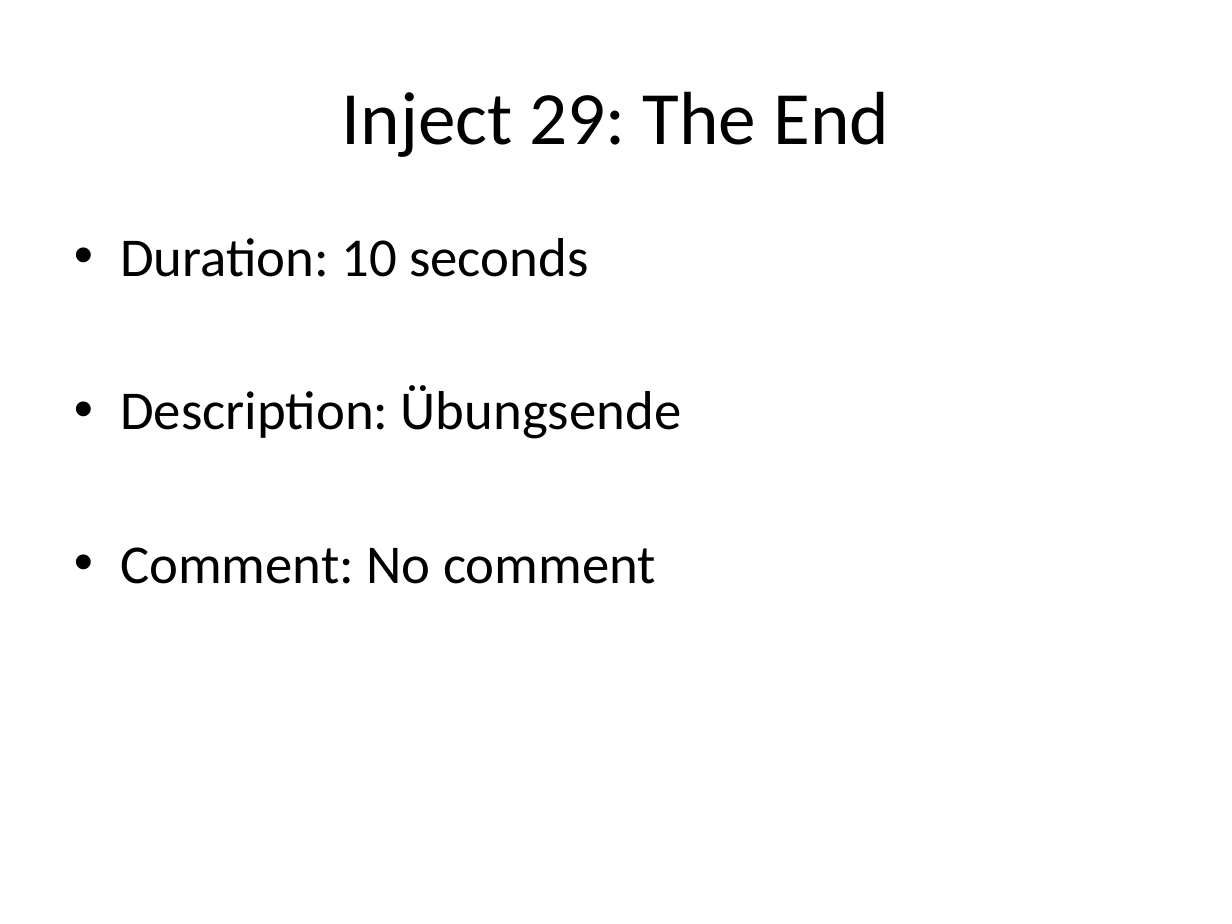
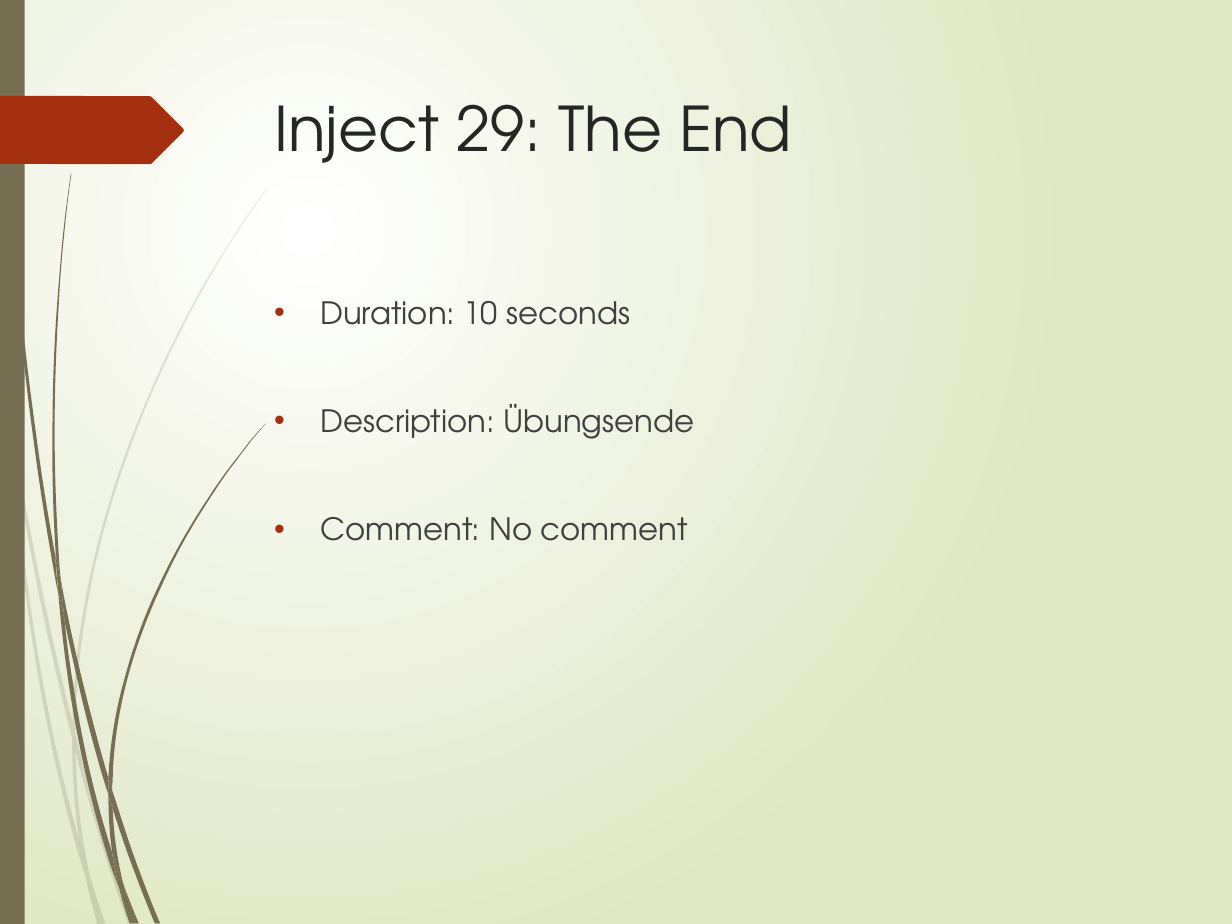
Before and after one commit to cidies/dryrun, a slide deck: slide 3 of static/Ransomware_Angriff_-_Pharma_Batchumgebung_presentation.pptx. Drawn at 1232x924 pixels with LibreOffice and Linux fonts; fonts in the diff are those of the drawing. Boxes give left, top, right and bottom in pixels: in the first picture for what was removed or moved away, otherwise in the second. Text is boxed around its words. In the diff, an @@ line names an element or a change of style, - is before the commit and + after.

```diff
--- a/static/Ransomware_Angriff_-_Pharma_Batchumgebung_presentation.pptx
+++ b/static/Ransomware_Angriff_-_Pharma_Batchumgebung_presentation.pptx
@@ background #FFFFFF to gradient #FFFFFF to #DFE8C4 @@
@@ rectangle added at bbox=[0, 0, 25, 924], fill #766F54 @@
@@ title "Inject 29: The End": place and size @@
-title "Inject 29: The End" at bbox=[342, 91, 889, 157]
+title "Inject 29: The End" at bbox=[274, 104, 792, 163]
@@ title "Inject 29: The End" at bbox=[274, 104, 792, 163]: size 44 to 36 pt, font Calibri to TeX Gyre Adventor, text colour #000000 to #262626; alignment centre to left; vertical alignment middle to top @@
@@ freeform shape added at bbox=[0, 96, 184, 165], fill #A53010 @@
@@ text "Duration: 10 seconds": place and size @@
-text "Duration: 10 seconds" at bbox=[120, 238, 681, 584]
+text "Duration: 10 seconds" at bbox=[320, 301, 694, 541]
@@ text "Duration: 10 seconds" at bbox=[320, 301, 694, 541]: size 32 to 18 pt, font Calibri to TeX Gyre Adventor, text colour #000000 to #404040; more space between paragraphs @@
@@ group added at bbox=[0, 188, 267, 924]: 10 freeform shapes @@
@@ group added at bbox=[2, 0, 266, 924]: 12 freeform shapes @@
```
Also in this commit, not shown: 9 other slides changed, 3 other files.
